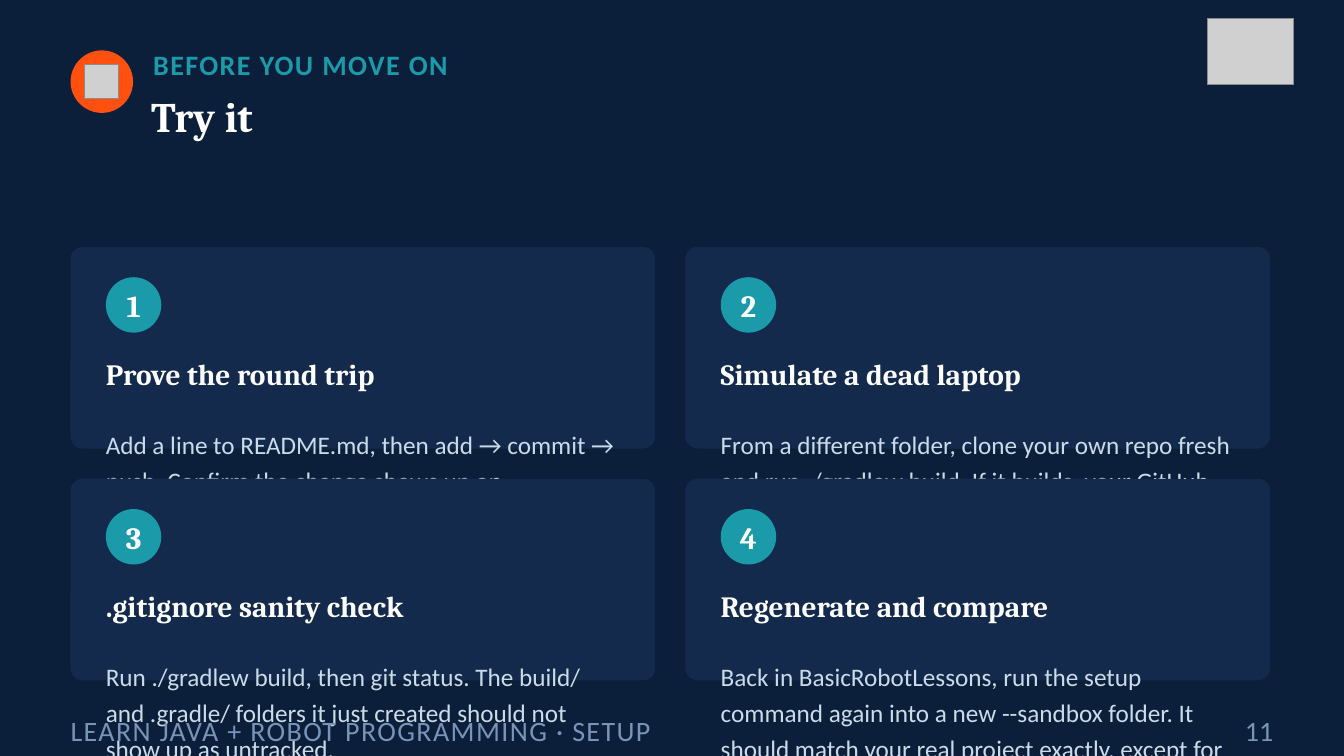
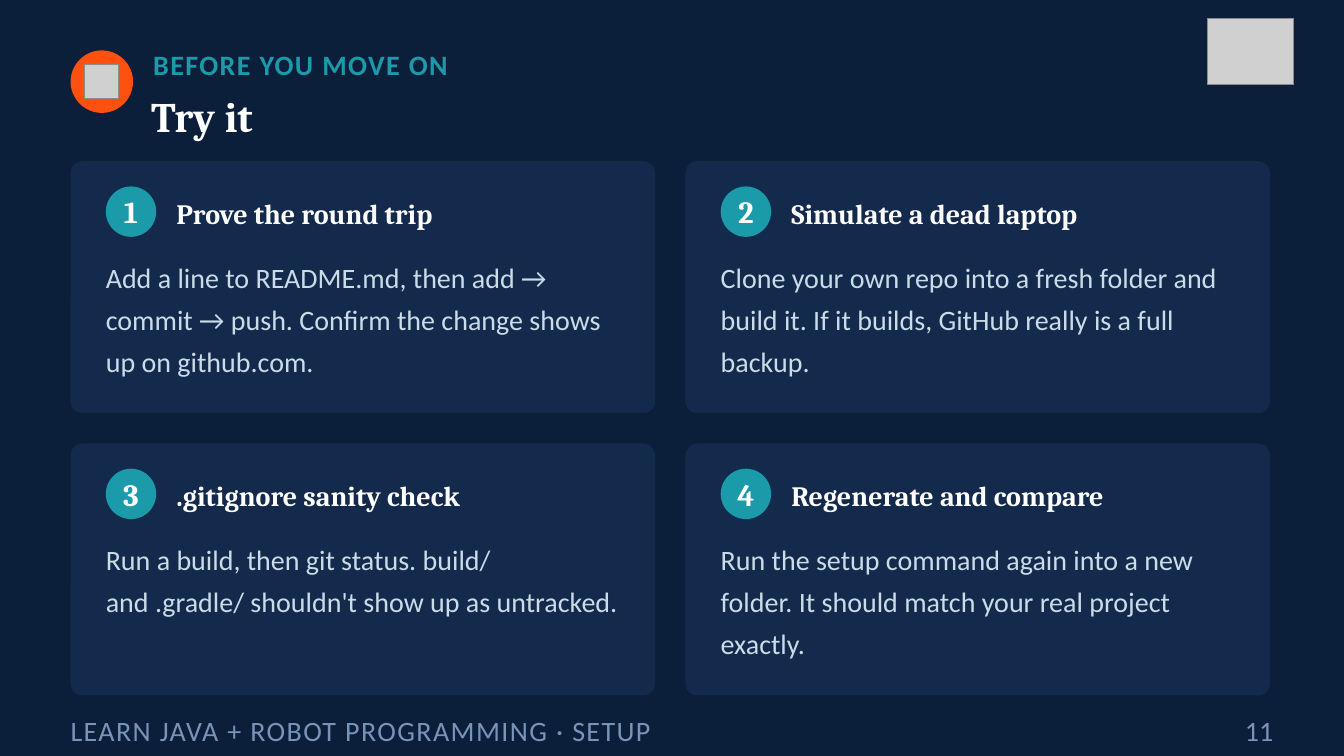
Before and after one commit to FRC5010/BasicRobotLessons, a slide deck: slide 11 of docs/presentations/v3/aside-setup.pptx. Drawn at 1344x756 pixels with LibreOffice and Linux fonts; fonts in the diff are those of the drawing; grey boxes stand for pictures. Boxes give left, top, right and bottom in pixels: in the first picture for what was removed or moved away, otherwise in the second. Text is boxed around its words. In the diff, an @@ line names an element or a change of style, - is before the commit and + after.

```diff
--- a/docs/presentations/v3/aside-setup.pptx
+++ b/docs/presentations/v3/aside-setup.pptx
@@ rounded rectangle resized from (x1=71, y1=247, x2=655, y2=449) to (x1=71, y1=161, x2=655, y2=413) @@
@@ proportions changed in 4 elements at (x1=71, y1=444, x2=655, y2=696), (x1=686, y1=444, x2=1270, y2=696), (x1=71, y1=161, x2=655, y2=413), (x1=686, y1=161, x2=1270, y2=413) @@
@@ rounded rectangle resized from (x1=686, y1=247, x2=1270, y2=449) to (x1=686, y1=161, x2=1270, y2=413) @@
@@ text "1" moved from (x1=127, y1=296, x2=141, y2=317) to (x1=124, y1=202, x2=138, y2=223) @@
@@ ellipse resized from (x1=106, y1=277, x2=161, y2=333) to (x1=106, y1=187, x2=156, y2=237) @@
@@ text "Prove the round trip" moved from (x1=106, y1=364, x2=374, y2=392) to (x1=176, y1=204, x2=433, y2=230) @@
@@ text "2" moved from (x1=741, y1=296, x2=757, y2=317) to (x1=738, y1=202, x2=754, y2=223) @@
@@ ellipse resized from (x1=721, y1=277, x2=776, y2=333) to (x1=721, y1=187, x2=771, y2=237) @@
@@ size 21 to 20 pt; vertical alignment top to middle in 4 elements at (x1=176, y1=486, x2=460, y2=512), (x1=791, y1=486, x2=1104, y2=512), (x1=176, y1=204, x2=433, y2=230), (x1=791, y1=204, x2=1077, y2=230) @@
@@ text "Simulate a dead laptop" moved from (x1=721, y1=364, x2=1021, y2=392) to (x1=791, y1=204, x2=1077, y2=230) @@
@@ text "Add a line to README.md, ..." moved from (x1=106, y1=436, x2=585, y2=533) to (x1=106, y1=268, x2=600, y2=377) @@
@@ text "Add a line to README.md, ..." at (x1=106, y1=268, x2=600, y2=377): size 18 to 20 pt; line spacing 1.2 to 1.25 @@
@@ text at (x1=721, y1=268, x2=1217, y2=377): text changed; size 18 to 20 pt @@
-From a different folder, clone your own repo fresh and run ./gradlew build. If it builds, your GitHub copy really is a full backup.
+Clone your own repo into a fresh folder and build it. If it builds, GitHub really is a full backup.
@@ rounded rectangle resized from (x1=71, y1=479, x2=655, y2=681) to (x1=71, y1=444, x2=655, y2=696) @@
@@ rounded rectangle resized from (x1=686, y1=479, x2=1270, y2=681) to (x1=686, y1=444, x2=1270, y2=696) @@
@@ text "3" moved from (x1=126, y1=528, x2=142, y2=550) to (x1=123, y1=485, x2=139, y2=507) @@
@@ ellipse resized from (x1=106, y1=509, x2=161, y2=565) to (x1=106, y1=469, x2=156, y2=519) @@
@@ text ".gitignore sanity check" moved from (x1=106, y1=596, x2=403, y2=624) to (x1=176, y1=486, x2=460, y2=512) @@
@@ text "4" moved from (x1=740, y1=528, x2=757, y2=549) to (x1=737, y1=485, x2=754, y2=506) @@
@@ ellipse resized from (x1=721, y1=509, x2=776, y2=565) to (x1=721, y1=469, x2=771, y2=519) @@
@@ text "Regenerate and compare" moved from (x1=721, y1=596, x2=1048, y2=624) to (x1=791, y1=486, x2=1104, y2=512) @@
@@ text at (x1=106, y1=550, x2=618, y2=617): text changed; size 18 to 20 pt @@
-Run ./gradlew build, then git status. The build/ and .gradle/ folders it just created should not show up as untracked.
+Run a build, then git status. build/ and .gradle/ shouldn't show up as untracked.
@@ text at (x1=721, y1=550, x2=1193, y2=659): text changed; size 18 to 20 pt @@
-Back in BasicRobotLessons, run the setup command again into a new --sandbox folder. It should match your real project exactly, except for what you've changed since.
+Run the setup command again into a new folder. It should match your real project exactly.
```
Also in this commit, not shown: 2 other slides changed, 8 other files.
